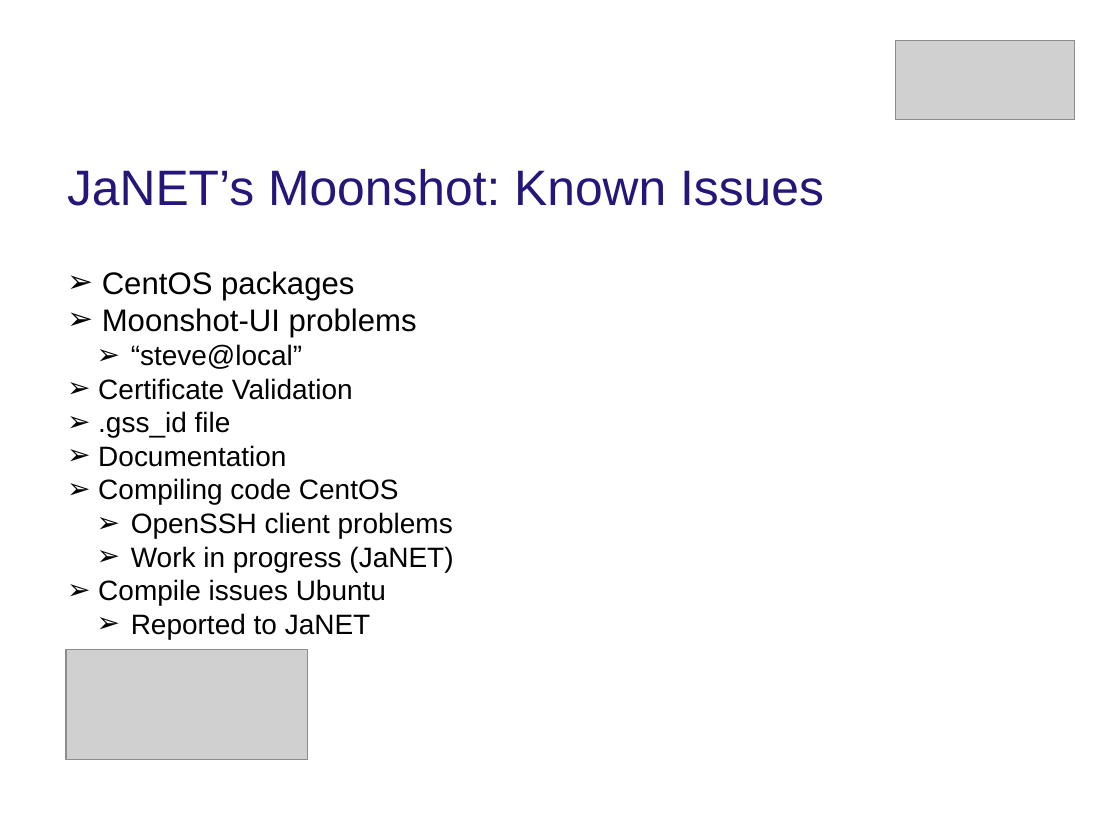
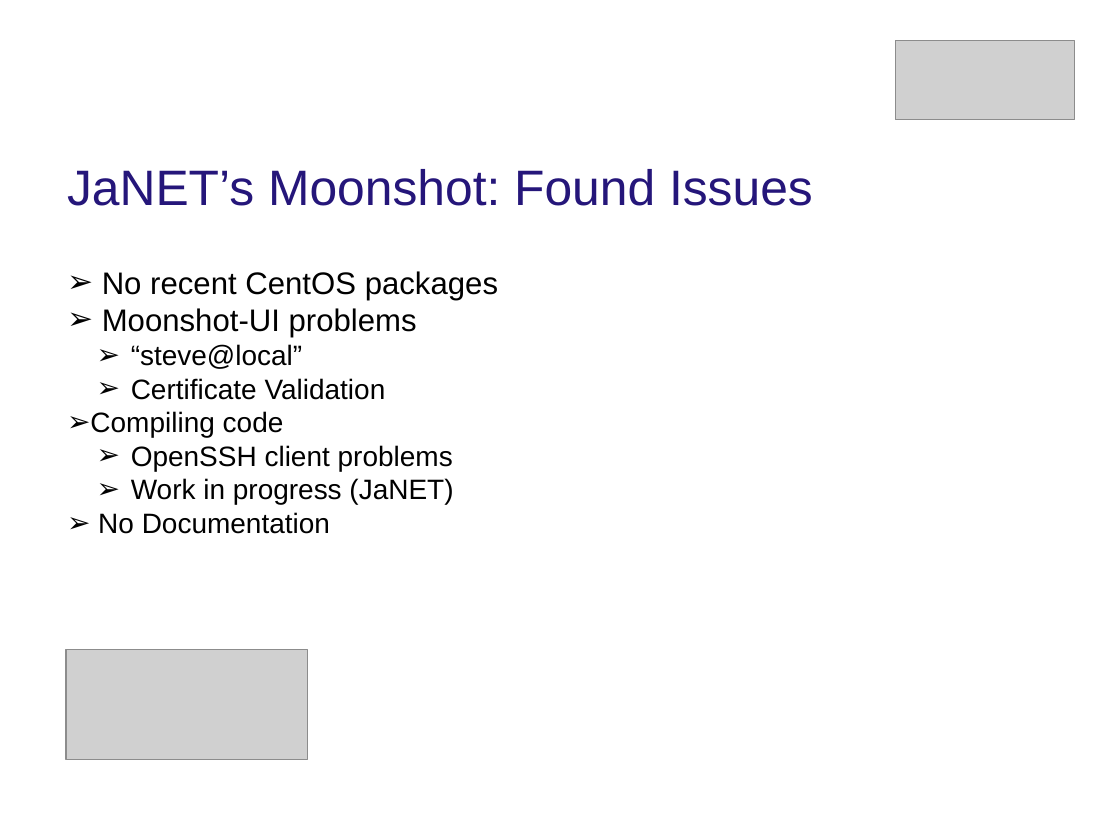
Before and after one commit to MoonshotNL/moonshotdocuments, a slide deck: slide 18 of Presentations/Final presentation.pptx (slide 13 before the commit). Drawn at 1120x840 pixels with LibreOffice and Linux fonts; fonts in the diff are those of the drawing; grey boxes stand for pictures; background and template pictures are left out. Boxes give left, top, right and bottom in pixels: in the first picture for what was removed or moved away, otherwise in the second. Text is boxed around its words. In the diff, an @@ line names an element or a change of style, - is before the commit and + after.

Commit message:
Updated final presentation.

```diff
--- a/Presentations/Final presentation.pptx
+++ b/Presentations/Final presentation.pptx
@@ text at (x1=67, y1=169, x2=813, y2=206): text changed @@
-JaNET’s Moonshot: Known Issues
+JaNET’s Moonshot: Found Issues
@@ text at (x1=102, y1=271, x2=498, y2=300): text changed @@
-➢ CentOS packages
+➢ No recent CentOS packages
@@ text at (x1=131, y1=378, x2=386, y2=400): list level 1 to 2 in "Certificate Validation" @@
@@ text at (x1=90, y1=411, x2=284, y2=437): text changed @@
-➢ .gss_id file
-➢ Documentation
-➢ Compiling code CentOS
+➢ Compiling code
@@ text at (x1=98, y1=512, x2=330, y2=534): text changed @@
-➢ Compile issues Ubuntu
-  ➢ Reported to JaNET
+➢ No Documentation
```
Also in this commit, not shown: 6 other slides changed, 6 slides added, 1 slide removed.
